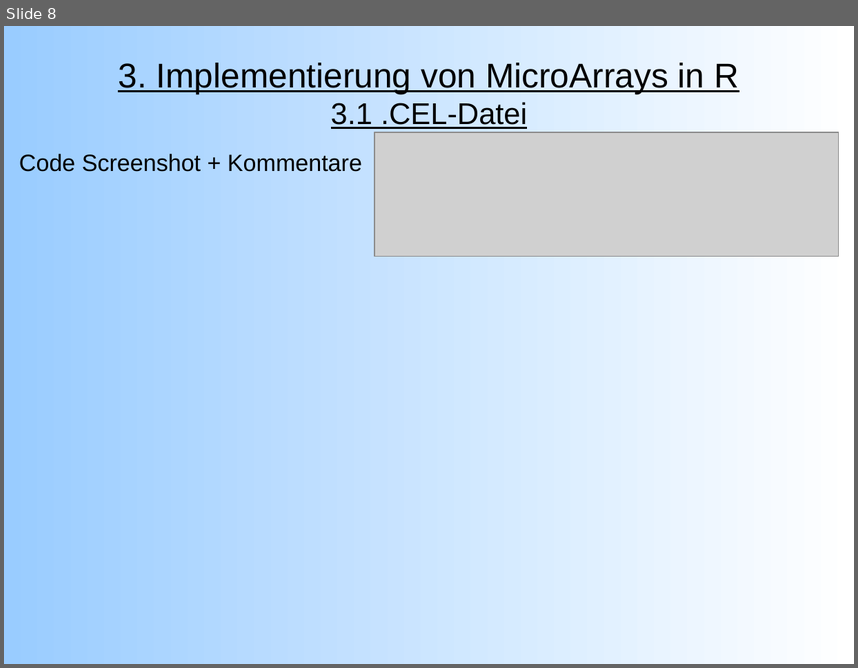
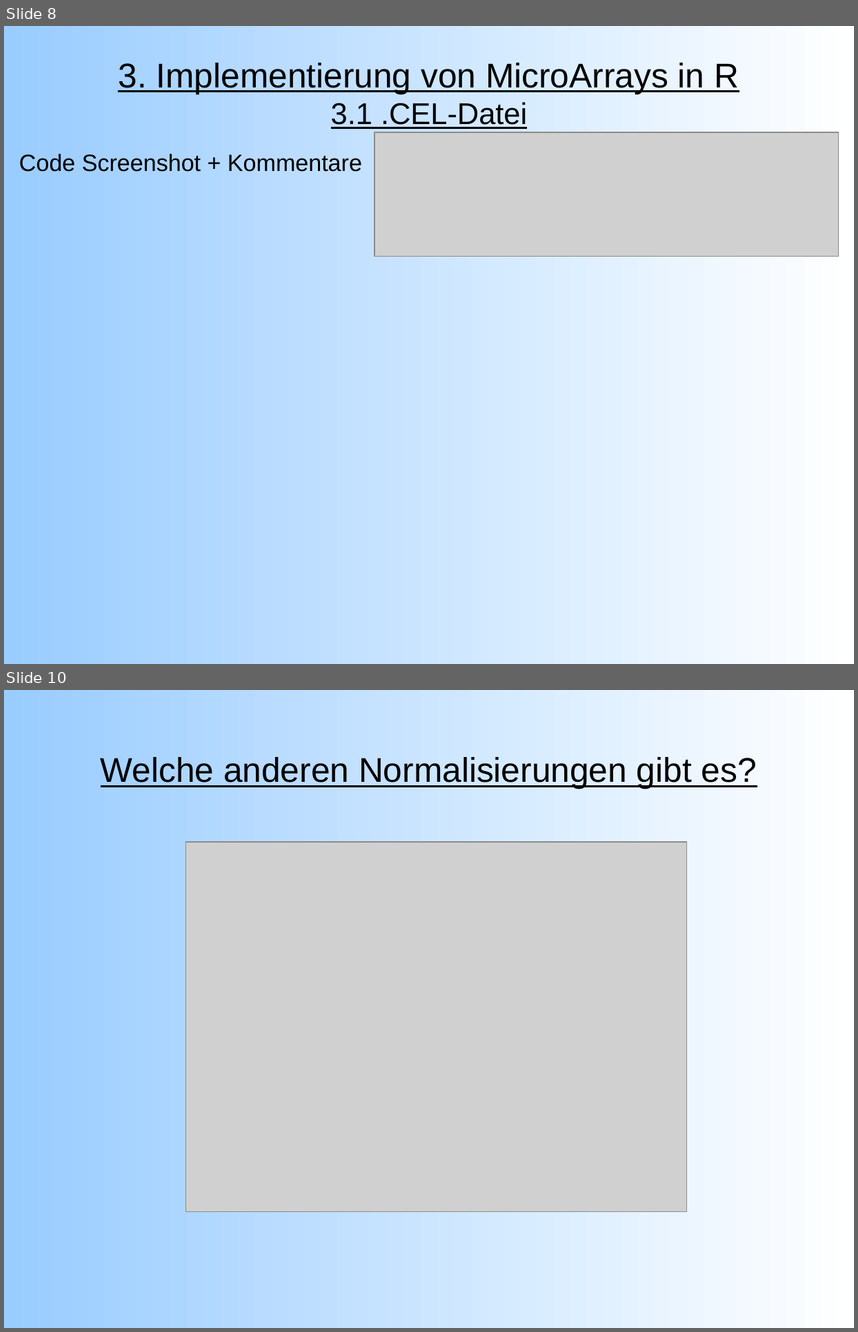
Before and after one commit to emmkey/GenEx, a slide deck: W1 Praesentation.odp. Shown one above the other, each under a label of ours: slide 8 before the commit, slides 8 and 10 after it; the slides between them are not shown. The pictures are 858x668 and 858x1332 pixels, drawn with LibreOffice and Linux fonts; fonts in the diff are those of the drawing; grey boxes stand for pictures. Boxes give left, top, right and bottom in pixels: in the first picture for what was removed or moved away, otherwise in the second. Text is boxed around its words. In the diff, an @@ line names an element or a change of style, - is before the commit and + after.

```diff
--- a/W1 Praesentation.odp
+++ b/W1 Praesentation.odp
@@ slide 10 added at [4, 690, 854, 1328], background gradient #99CCFF to #FFFFFF @@
@@ title added at [101, 757, 757, 789], 32 pt, text #000000, underline @@
+Welche anderen Normalisierungen gibt es?
@@ picture added at [186, 842, 688, 1212] @@
```
Also in this commit, not shown: 3 slides changed, 1 other slide added.
